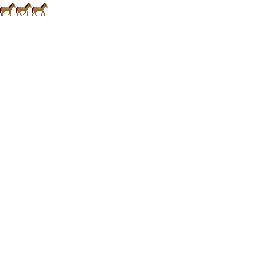
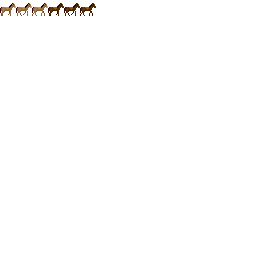
Before/after of a (256, 256) layered artwork. What changed in the layer stack:
painted on "Background" over (x1=48, y1=3, x2=96, y2=16)
